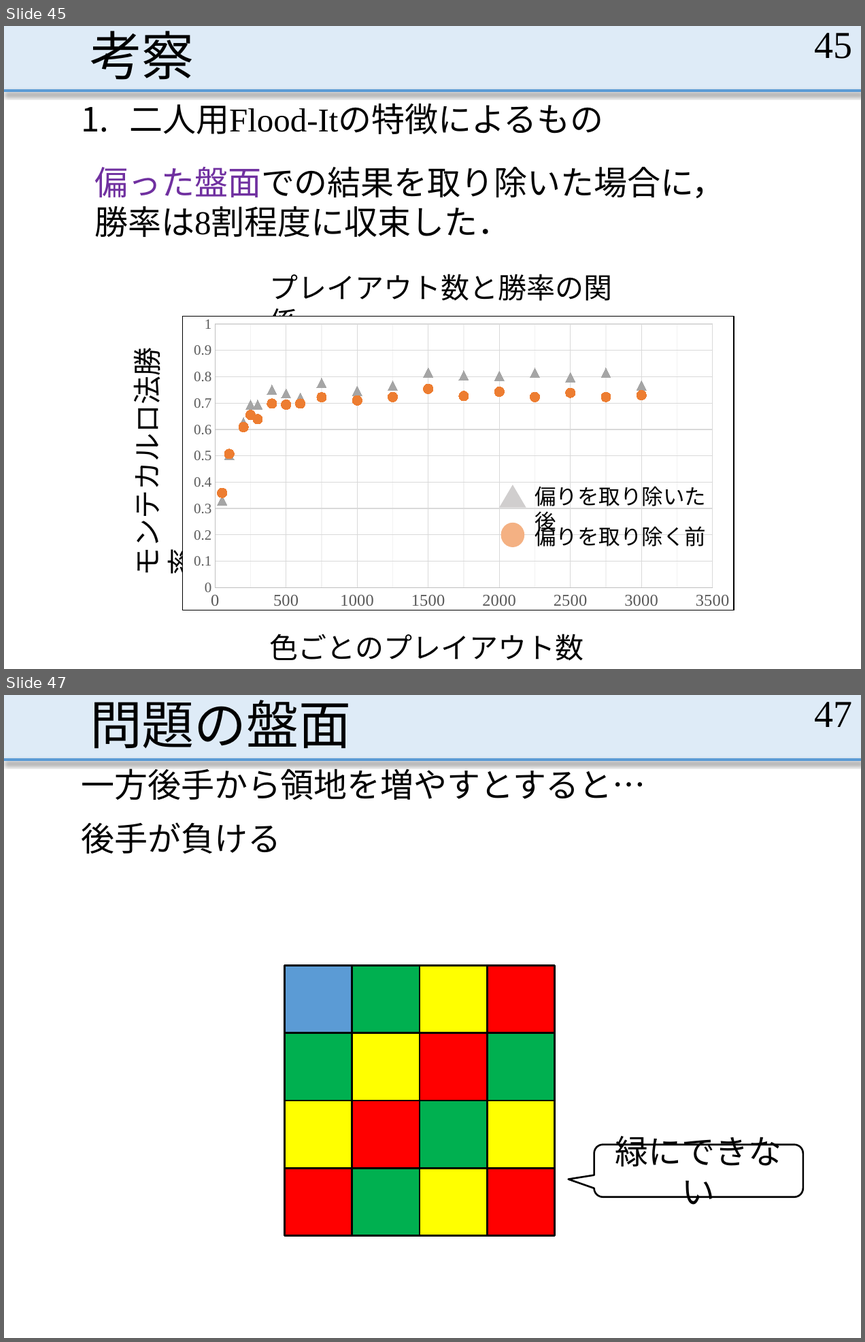
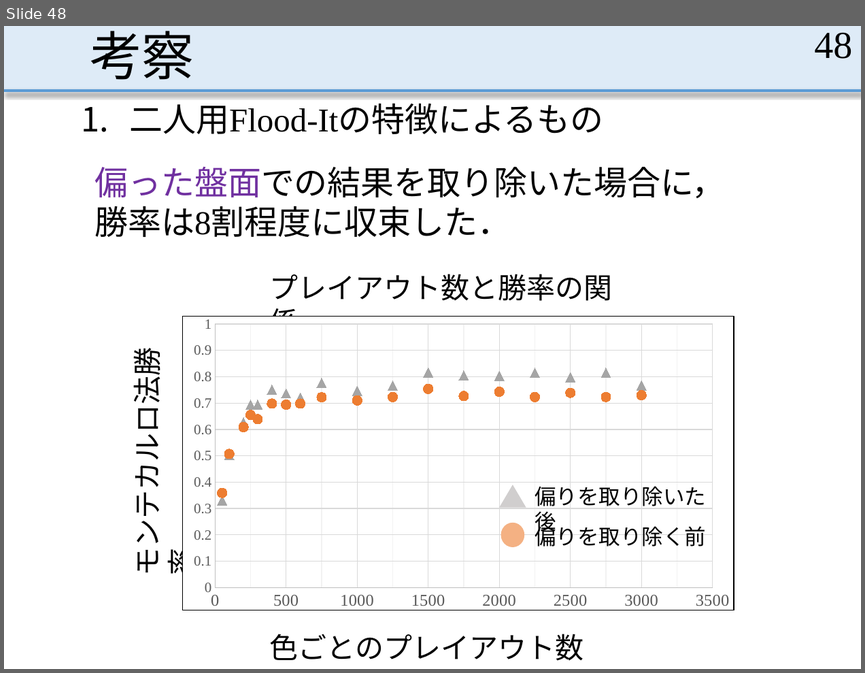
Before and after one commit to MasayaOda/SR, a slide deck: 190702oda.pptx. Shown one above the other, each under a label of ours: slides 45 and 47 before the commit, slide 48 after it; the slides between them are not shown. The pictures are 865x1342 and 865x673 pixels, drawn with LibreOffice and Linux fonts; fonts in the diff are those of the drawing. Boxes give left, top, right and bottom in pixels: in the first picture for what was removed or moved away, otherwise in the second. Text is boxed around its words. In the diff, an @@ line names an element or a change of style, - is before the commit and + after.

```diff
--- a/190702oda.pptx
+++ b/190702oda.pptx
@@ slide 47 removed at (x1=4, y1=695, x2=861, y2=1338), background #FFFFFF; not listed: 2 template elements that a slide beside it also shows @@
@@ title removed at (x1=90, y1=700, x2=351, y2=749) @@
-問題の盤面
@@ page number removed at (x1=814, y1=702, x2=852, y2=727) @@
-47
@@ text removed at (x1=81, y1=764, x2=645, y2=800) @@
-一方後手から領地を増やすとすると…
@@ text removed at (x1=81, y1=822, x2=281, y2=853) @@
-後手が負ける
@@ rectangle removed at (x1=284, y1=966, x2=352, y2=1034) @@
@@ rectangle removed at (x1=352, y1=966, x2=419, y2=1034) @@
@@ rectangle removed at (x1=419, y1=966, x2=487, y2=1034) @@
@@ rectangle removed at (x1=487, y1=966, x2=555, y2=1034) @@
@@ rectangle removed at (x1=284, y1=1032, x2=352, y2=1100) @@
@@ rectangle removed at (x1=352, y1=1032, x2=419, y2=1100) @@
@@ rectangle removed at (x1=419, y1=1032, x2=487, y2=1100) @@
@@ rectangle removed at (x1=487, y1=1032, x2=555, y2=1100) @@
@@ rectangle removed at (x1=284, y1=1100, x2=352, y2=1168) @@
@@ rectangle removed at (x1=352, y1=1100, x2=419, y2=1168) @@
@@ rectangle removed at (x1=419, y1=1100, x2=487, y2=1168) @@
@@ rectangle removed at (x1=487, y1=1100, x2=555, y2=1168) @@
@@ rounded speech box removed at (x1=594, y1=1144, x2=804, y2=1196) @@
-緑にできない
@@ rectangle removed at (x1=284, y1=1168, x2=352, y2=1236) @@
@@ rectangle removed at (x1=352, y1=1168, x2=419, y2=1236) @@
@@ rectangle removed at (x1=419, y1=1168, x2=487, y2=1236) @@
@@ rectangle removed at (x1=487, y1=1168, x2=555, y2=1236) @@
@@ what was slide 45 is now slide 48 @@
@@ page number at (x1=814, y1=32, x2=852, y2=59): text changed @@
-45
+48
```
Also in this commit, not shown: 4 slides changed, 3 slides added, 42 other slides removed.
